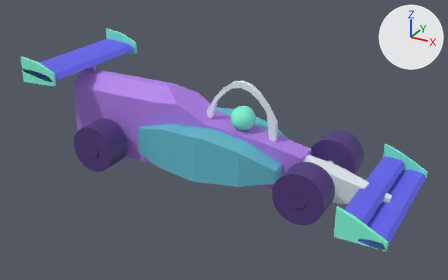
Renders of the glTF model despiece/sr26.glb from each side of a commit.
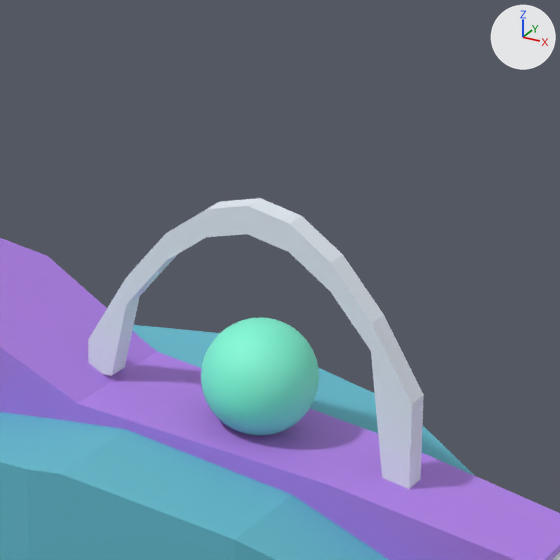
The first picture shows the older version from a 50 mm lens placed at (0.15, -0.268, 0.154), pointed at (0.004, -0.003, 0.022). The close-ups show the older and then the newer version on the part from 42% to 68% of the width and 14% to 56% of the height of that picture. Only the edits that show in the close-ups are written down. Every picture has the same lights, and +X, +Y and +Z are marked at upper right.

In view in the first close-up: '01_Cuerpo', '02_Ponton_der', '03_Ponton_izq', '13_Halo_MARCADOR', '14_Casco'.
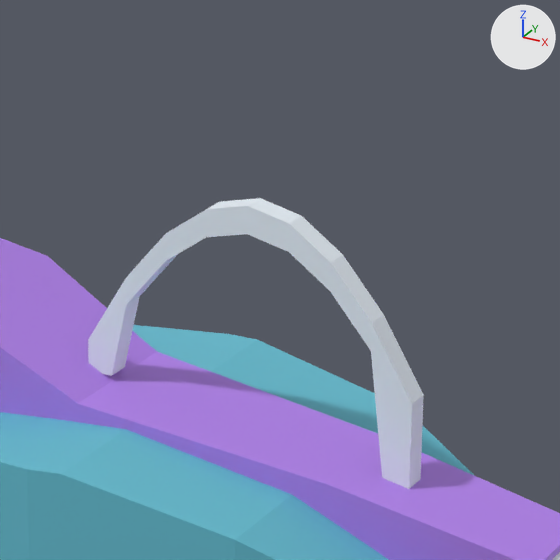
Where the change shows, as pixel boxes (x1, y1, x2, y2) in the close-ups (560 x 560 px):
'14_Casco', deleted (green)
    before: (201, 317, 319, 436)

Patch to the scene script:
```diff
--- a/despiece/sr26.glb.py
+++ b/despiece/sr26.glb.py
@@ ob_14_casco @@
-ob_14_casco = bpy.data.objects.new('14_Casco', me_14_casco)
-ob_14_casco.location = (0.0135, 0.0, 0.035)
```
